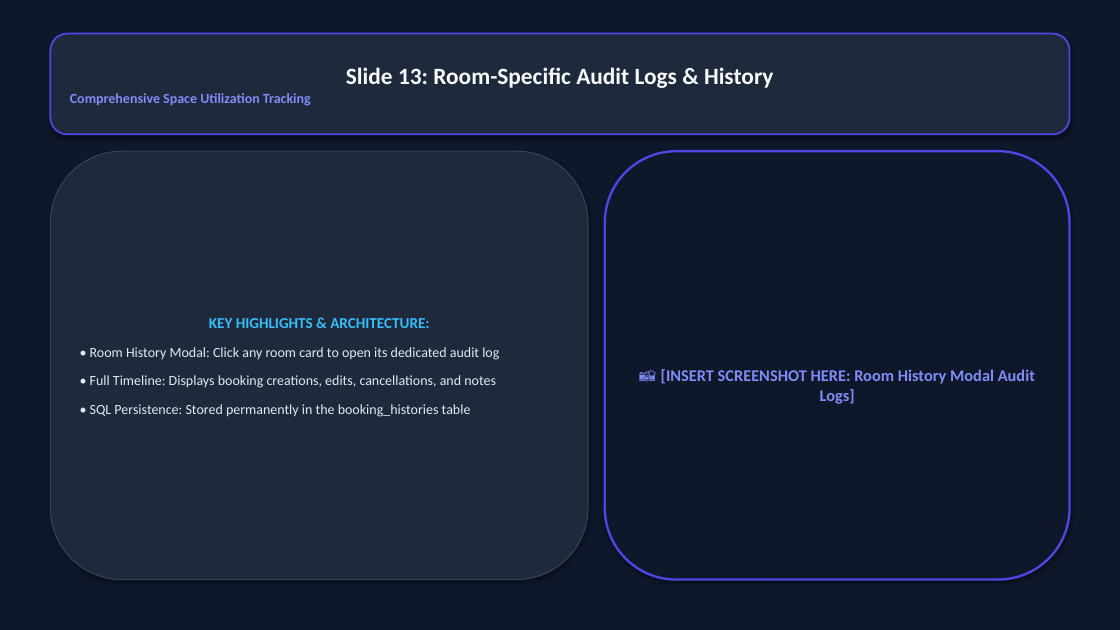
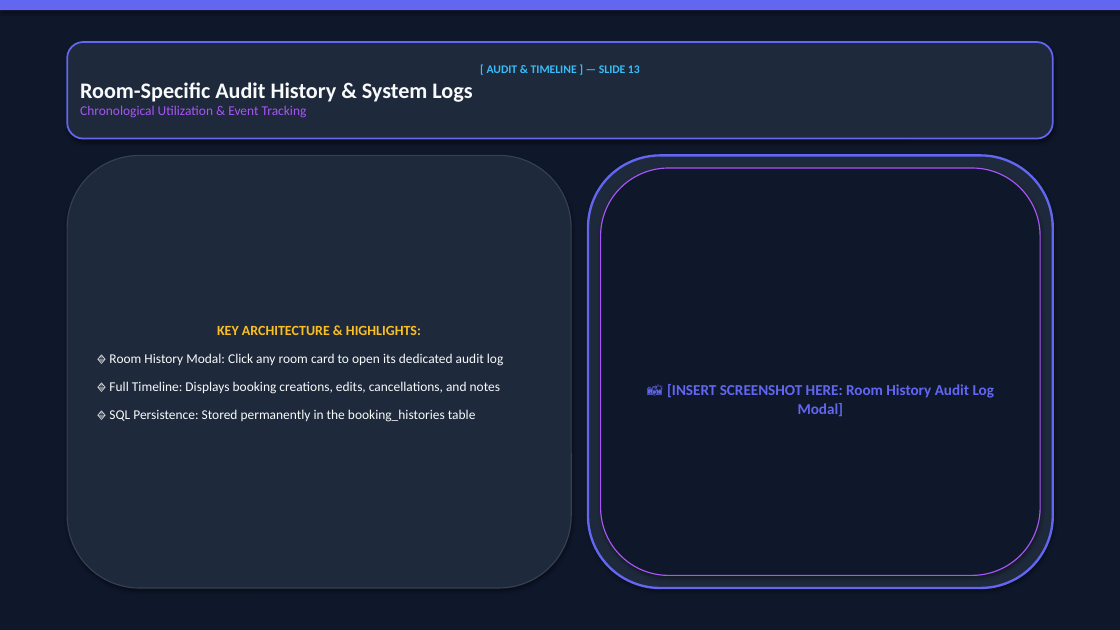
Before and after one commit to VishalMishraCSE/meeting-room-booking-system, a slide deck: slide 13 of document/PRESENTATION_DECK_SLIDES.pptx. Drawn at 1120x630 pixels with LibreOffice and Linux fonts; fonts in the diff are those of the drawing. Boxes give left, top, right and bottom in pixels: in the first picture for what was removed or moved away, otherwise in the second. Text is boxed around its words. In the diff, an @@ line names an element or a change of style, - is before the commit and + after.

Commit message:
design: redesign PowerPoint presentation deck with stunning multi-layered dark theme, glassmorphic card containers, and category tag pills

```diff
--- a/document/PRESENTATION_DECK_SLIDES.pptx
+++ b/document/PRESENTATION_DECK_SLIDES.pptx
@@ rectangle added at box(0, 0, 1120, 10), fill #6366F1 @@
@@ rounded rectangle "[ AUDIT & TIMELINE ] ...": place and size @@
-rounded rectangle "[ AUDIT & TIMELINE ] ..." at box(50, 34, 1070, 134)
+rounded rectangle "[ AUDIT & TIMELINE ] ..." at box(67, 42, 1053, 139)
@@ rounded rectangle "[ AUDIT & TIMELINE ] ..." at box(67, 42, 1053, 139): outline #4F46E5 1.5 pt to #6366F1 1.5 pt @@
@@ text in rounded rectangle at box(80, 65, 640, 118): text changed; size 20 to 11.5 pt; text colour #F8FAFC to #A855F7 @@
-Slide 13: Room-Specific Audit Logs & History
-Comprehensive Space Utilization Tracking
+[ AUDIT & TIMELINE ] — SLIDE 13
+Room-Specific Audit History & System Logs
+Chronological Utilization & Event Tracking
@@ rounded rectangle "KEY ARCHITECTURE & HIGHLIGHTS:": place and size @@
-rounded rectangle "KEY ARCHITECTURE & HIGHLIGHTS:" at box(50, 151, 588, 580)
+rounded rectangle "KEY ARCHITECTURE & HIGHLIGHTS:" at box(67, 155, 571, 588)
@@ rounded rectangle added at box(588, 155, 1053, 588), fill #1E293B, outline #6366F1 2 pt @@
@@ rounded rectangle "📸 [INSERT SCREENSHOT HERE: Room ...": place and size @@
-rounded rectangle "📸 [INSERT SCREENSHOT HERE: Room ..." at box(605, 151, 1070, 580)
+rounded rectangle "📸 [INSERT SCREENSHOT HERE: Room ..." at box(601, 168, 1040, 576)
@@ rounded rectangle "📸 [INSERT SCREENSHOT HERE: Room ..." at box(601, 168, 1040, 576): outline #4F46E5 2 pt to #A855F7 1 pt @@
@@ text in rounded rectangle at box(109, 326, 503, 422): text changed; size 12 to 11.5 pt; text colour #E2E8F0 to #F8FAFC @@
-KEY HIGHLIGHTS & ARCHITECTURE:
-• Room History Modal: Click any room card to open its dedicated audit log
-• Full Timeline: Displays booking creations, edits, cancellations, and notes
-• SQL Persistence: Stored permanently in the booking_histories table
+KEY ARCHITECTURE & HIGHLIGHTS:
+🔹 Room History Modal: Click any room card to open its dedicated audit log
+🔹 Full Timeline: Displays booking creations, edits, cancellations, and notes
+🔹 SQL Persistence: Stored permanently in the booking_histories table
@@ text in rounded rectangle at box(667, 384, 994, 417): text changed; size 14 to 13 pt; text colour #818CF8 to #6366F1 @@
-📸 [INSERT SCREENSHOT HERE: Room History Modal Audit Logs]
+📸 [INSERT SCREENSHOT HERE: Room History Audit Log Modal]
```
Also in this commit, not shown: 16 other slides changed, 1 slide added, 1 slide removed, 1 other file.
